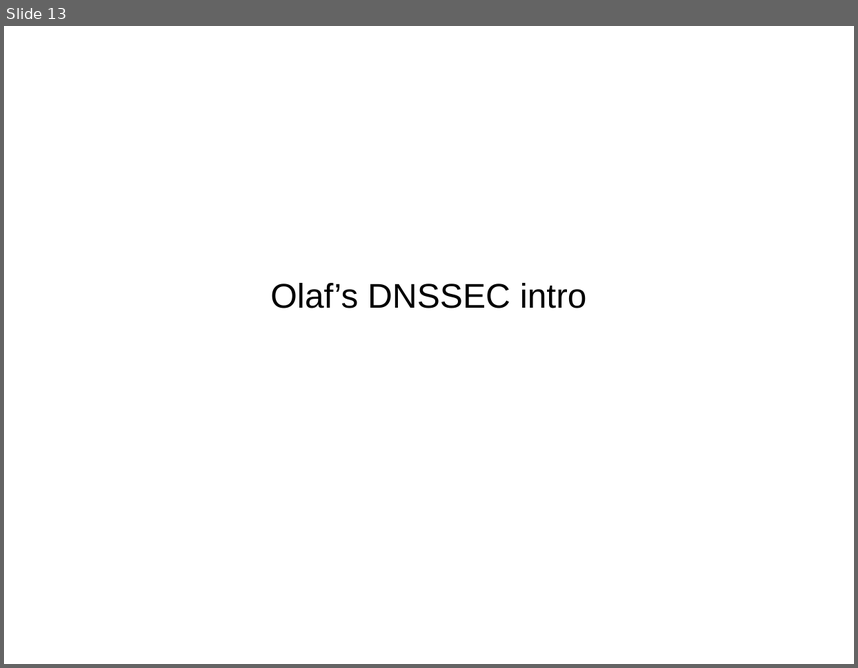
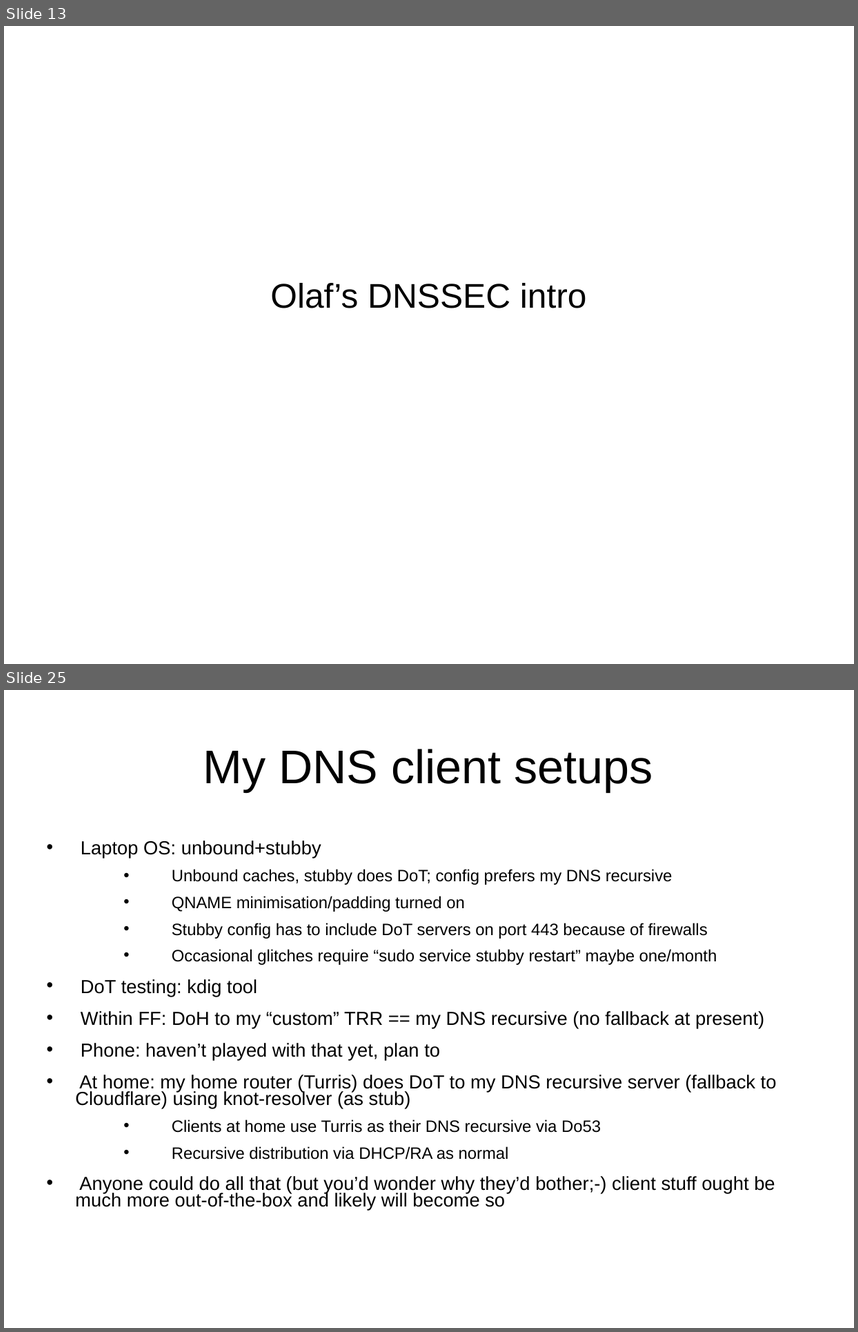
Before and after one commit to sftcd/cs7053, a slide deck: 2016lectures/10-dns.ppt. Shown one above the other, each under a label of ours: slide 13 before the commit, slides 13 and 25 after it; the slides between them are not shown. The pictures are 858x668 and 858x1332 pixels, drawn with LibreOffice and Linux fonts; fonts in the diff are those of the drawing. Boxes give left, top, right and bottom in pixels: in the first picture for what was removed or moved away, otherwise in the second. Text is boxed around its words. In the diff, an @@ line names an element or a change of style, - is before the commit and + after.

Commit message:
added info about my dns setups

```diff
--- a/2016lectures/10-dns.ppt
+++ b/2016lectures/10-dns.ppt
@@ slide 25 added at (4, 690, 854, 1328), background #FFFFFF @@
@@ title added at (203, 749, 653, 792), 44 pt, text #000000 @@
+My DNS client setups
@@ text added at (75, 840, 777, 1210), 17.6 pt, text #000000 @@
+• Laptop OS: unbound+stubby
+  • Unbound caches, stubby does DoT; config prefers my DNS recursive
+  • QNAME minimisation/padding turned on
+  • Stubby config has to include DoT servers on port 443 because of firewalls
+  • Occasional glitches require “sudo service stubby restart” maybe one/month
+• DoT testing: kdig tool
+• Within FF: DoH to my “custom” TRR == my DNS recursive (no fallback at present)
+• Phone: haven’t played with that yet, plan to
+• At home: my home router (Turris) does DoT to my DNS recursive server (fallback to Cloudflare) using knot-resolver (as stub)
+  • Clients at home use Turris as their DNS recursive via Do53
+  • Recursive distribution via DHCP/RA as normal
+• Anyone could do all that (but you’d wonder why they’d bother;-) client stuff ought be much more out-of-the-box and likely will become so
```
Also in this commit, not shown: 20 slides changed, 1 other slide added, 1 other file.
